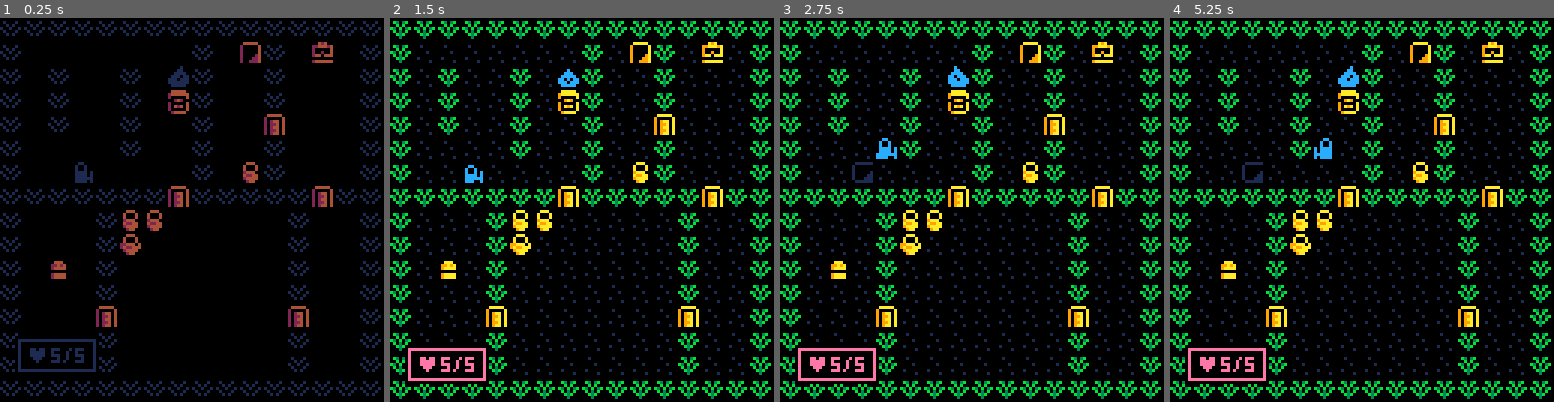
Above: before the commit, frames 1-4 (left to right).
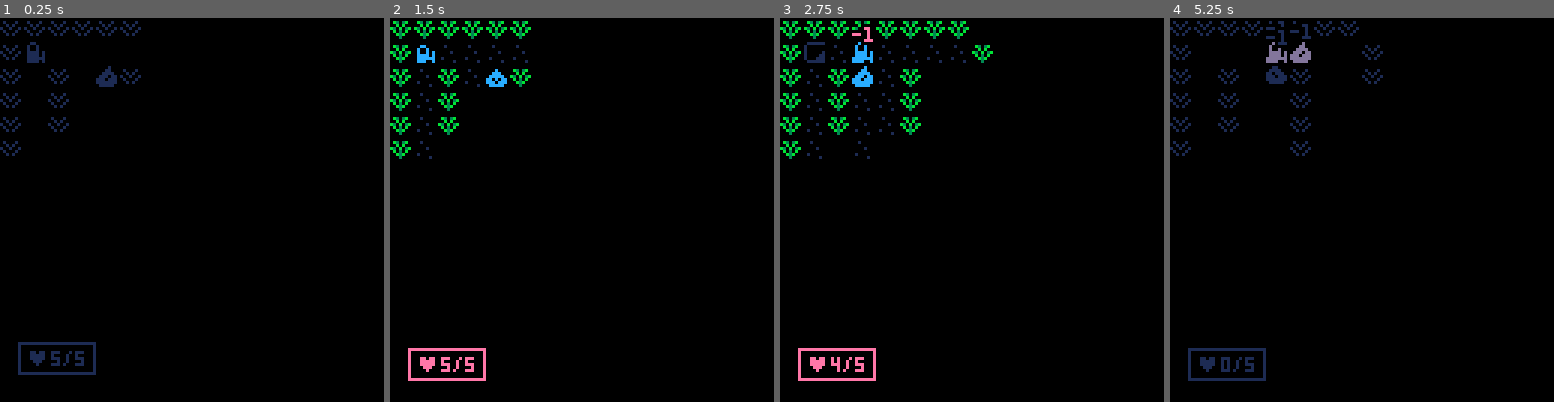
Above: after the commit, the same moments.

Repository: samanpwbb/pico-8
Game: PICO-8 cartridge testgame.p8
Two runs of this game, one before a commit and one after it. Both use one fixed random seed, a clock stepped at 60 frames per second and the inputs below.
Inputs:
- Up to frame 1 (0.25 s): no input
- Up to frame 2 (1.5 s): tap X (X key) at 0.33, 1.07 s; tap O (Z key) at 0.7 s
- Up to frame 3 (2.75 s): hold Right 1.6-2.1 s; tap O (Z key) at 1.7, 2.1, 2.5 s; tap X (X key) at 1.85 s; hold Up 2.15-2.42 s; hold Right from 2.47 s (still down)
- Up to frame 4 (5.25 s): tap O (Z key) every 0.4 s from 2.9 to 4.9 s; tap X (X key) at 2.97, 4.08, 5.2 s; release Right at 3.03 s; hold Left 3.08-3.58 s; hold Down 3.63-3.97 s; hold Right 4.02-4.68 s; hold Up 4.73-5.03 s; hold Left from 5.08 s (still down)

The runs differ from the first frame. In frame 1, 9.6% of the frame differs, in the area x 0-100%, y 0-99%; in frame 2, 15%; in frame 3, 15%; in frame 4, 18%, in the area x 0-100%, y 0-100%.

Commit message:
tutorial 15,16,17

Diff:
--- a/testgame.p8
+++ b/testgame.p8
@@ -10,22 +10,23 @@
  diry={0,0,-1,1,-1,1,1,-1}
 
  mob_ani={240,192}
- mob_atk={1,1}
- mob_hp ={5,2}
-
-	startgame()
+ mob_atk={1,    1}
+ mob_hp ={5,    2}
+ mob_los={4,    4}
+
+ startgame()
 end
 
 function _update60()
-	t+=1
+ t+=1
  _upd()
  dofloats()
+ dohpwind()
 end
 
 function _draw()
  _drw()
  drawind()
- dohpwind()
  checkfade()
 end
 
@@ -35,12 +36,13 @@
 
  mob={}
  dmob={}
- p_mob=addmob(1,3,6)
+ p_mob=addmob(1,1,1)
 
  for x=0,15 do
   for y=0,15 do
-   if mget(x,y)==3 then
+   if mget(x,y)==192 then
     addmob(2,x,y)
+    mset(x,y,1)
    end
   end
  end
@@ -49,12 +51,15 @@
 
  wind={}
  float={}
+ fog=blankmap(1)
  talkwind=nil
+
  hpwind=addwind(5,5,28,13,{})
  _upd=update_game
  _drw=draw_game
-
-end
+ unfog()
+end
+
 -->8
 --updates
 function update_game()
@@ -88,9 +93,7 @@
  p_t=min(p_t+0.2,1)
  for m in all(mob) do
   if m!=p_mob and m.mov then
-   if m.mov then
    	m.mov(m,p_t)
-   end
   end
  end
  if p_t==1 then
@@ -127,11 +130,14 @@
 	 moveplayer(dirx[btn+1],diry[btn+1])
  end
 end
+
 -->8
 --draw
 function draw_game()
  cls(0)
  map()
+
+ --death sequence
  for m in all(dmob) do
   if sin(time()*8)>0 then
    drawmob(m)
@@ -142,11 +148,20 @@
   end
  end
 
- drawmob(p_mob)
-
+ --draw mobs
  for m in all(mob) do
   if m!=p_mob then
    drawmob(m)
+  end
+ end
+ drawmob(p_mob)
+
+ --cover everything in fog
+ for x=0,15 do
+  for y=0,15 do
+   if fog[x][y]==1 then
+    rectfill2(x*8,y*8,8,8,0)
+   end
   end
  end
 
@@ -234,14 +250,25 @@
  until fadeperc==1
  wait(_wait)
 end
+
+function blankmap(_dflt)
+ local ret={}
+ if(_dflt==nil) _dflt=0
+
+ for x=0,15 do
+  ret[x]={}
+  for y=0,15 do
+   ret[x][y]=_dflt
+  end
+ end
+ return ret
+end
 -->8
 --gameplay
 
 function moveplayer(dx,dy)
  local destx,desty=p_mob.x+dx,p_mob.y+dy
  local tle=mget(destx,desty)
-
- mobflip(p_mob, dx)
 
  if iswalkable(destx,desty,"checkmobs") then
   sfx(63)
@@ -256,14 +283,15 @@
 
   local mob=getmob(destx,desty)
   if mob==false then
-	if fget(tle,1)==true then
-		 trig_bump(tle,destx,desty)
-		end
+	if fget(tle,1) then
+	 trig_bump(tle,destx,desty)
+	end
 	else
-  sfx(58)
+   sfx(58)
 	 hitmob(p_mob,mob)
 	end
  end
+ unfog()
 end
 
 function trig_bump(tle, destx, desty)
@@ -275,7 +303,7 @@
   --tablet
   --can we give tablets ids and
   --look up dialog based on id?
-  showmsg({"welcome to tower","climb it k?"},120)
+  showmsg({"welcome to tower","climb it k?"})
  elseif tle==10 or tle==12 then
  	--chest
  	sfx(61)
@@ -301,6 +329,9 @@
  if mode==nil then mode="" end
  if inbounds(x,y) then
   local tle=mget(x,y)
+  if mode=="sight" then
+   return not fget(tle,2)
+  end
   if fget(tle,0)==false then
    if mode=="checkmobs" then
     return getmob(x,y)==false
@@ -336,6 +367,7 @@
   _upd=update_gover
   _drw=draw_gover
   fadeout(0.02)
+  reload(0x2000,0x2000,0x2000)
   return false
  end
  return true
@@ -380,6 +412,31 @@
  end
  return true
 end
+
+function unfog()
+ local px,py=p_mob.x,p_mob.y
+ for x=0,15 do
+  for y=0,15 do
+   if dist(px,py,x,y)<=p_mob.los and los(px,py,x,y) then
+    unfogtile(x,y)
+   end
+  end
+ end
+end
+
+function unfogtile(x,y)
+ fog[x][y]=0
+ --note:can be out of p_mob.los
+ if iswalkable(x,y,"sight") then
+  for i=1,4 do
+   local tx,ty=x+dirx[i],y+diry[i]
+   if inbounds(tx,ty) and not iswalkable(tx,ty,"sight") then
+    fog[tx][ty]=0
+   end
+  end
+ end
+end
+
 -->8
 --ui
 
@@ -402,7 +459,7 @@
   for i=1,#w.txt do
    local t=w.txt[i]
    print(t,wx,wy,14)
-   wy+=14
+   wy+=6
   end
 
   -- clear clip to draw btn outside
@@ -420,7 +477,7 @@
    end
   else
    if w.btn then
-    oprint8("❎",wx+ww-15,wy-0.5+sin(time()),14)
+    oprint8("❎",wx+ww-15,wy-0.5+sin(time()),14,0)
    end
   end
  end
@@ -468,6 +525,7 @@
   hp=mob_hp[typ],
   hpmax=mob_hp[typ],
   atk=mob_atk[typ],
+  los=mob_los[typ],
   task=ai_wait
  }
 
@@ -481,6 +539,8 @@
 function mobwalk(mb,dx,dy)
  mb.x+=dx
  mb.y+=dy
+
+ mobflip(mb,dx)
  mb.sox,mb.soy=-dx*8,-dy*8
  mb.ox,mb.oy=mb.sox,mb.soy
  mb.mov=mov_walk
@@ -491,11 +551,6 @@
  mb.sox,mb.soy=dx*8,dy*8
  mb.ox,mb.oy=0,0
  mb.mov=mov_bump
-end
-
-function mov_walk(mb,at)
- mb.ox=mb.ox*(1-at)
- mb.oy=mb.oy*(1-at)
 end
 
 function mobflip(mb,dx)
@@ -506,6 +561,11 @@
 	end
 end
 
+function mov_walk(mb,at)
+ mb.ox=mb.ox*(1-at)
+ mb.oy=mb.oy*(1-at)
+end
+
 function mov_bump(mb,at)
  --★
  local tme=at
@@ -517,21 +577,28 @@
 end
 
 function doai()
+ local moving=false
  for m in all(mob) do
   if m!=p_mob then
    m.mov=nil
-   m.task(m)
-  end
+   moving=m.task(m) or moving
+  end
+ end
+ if moving then
+  _upd=update_aiturn
+  p_t=0
  end
 end
 
 function ai_wait(m)
- if los(m.x,m.y,p_mob.x,p_mob.y) then
+ if cansee(m,p_mob) then
   --aggro
   m.task=ai_atk
   m.tx,m.ty=p_mob.x,p_mob.y
   addfloat("!",m.x*8+2,m.y*8,10)
- end
+  return true
+ end
+ return false
 end
 
 function ai_atk(m)
@@ -541,18 +608,21 @@
   mobbump(m,dx,dy)
   hitmob(m,p_mob)
   sfx(57)
+  return true
  else
   --move
-
   --update los
-  if los(m.x,m.y,p_mob.x,p_mob.y) then
+  if cansee(m,p_mob) then
    m.tx,m.ty=p_mob.x,p_mob.y
   end
 
   if m.x==m.tx and m.y==m.ty then
+   --drop aggro
+   --TODO: seems buggy
    m.task=ai_wait
    addfloat("?",m.x*8+2,m.y*8,10)
   else
+   --move to player
    local bdst,bx,by=999,0,0
    for i=1,4 do
     local dx,dy=dirx[i],diry[i]
@@ -565,13 +635,15 @@
     end
    end
    mobwalk(m,bx,by)
-   _upd=update_aiturn
-   --todo: re-aquire target?
-   p_t=0
-  end
- end
-end
-
+   return true
+  end
+ end
+ return false
+end
+
+function cansee(m1,m2)
+ return dist(m1.x,m1.y,m2.x,m2.y)<=m1.los and los(m1.x,m1.y,m2.x,m2.y)
+end
 __gfx__
 0000000000000000000000000000000000000000000000000aaaaa0000aaa00000aaa00000000000000000000000000000a9a0000aaaaa000aaaaa0001111110
 00000000001000000b303b000600000000000000000000009aaaaaa00a000a000a000a000666660000aaa0006666666099aaa9a0900000a0900000a010000000
@@ -701,24 +773,24 @@
 ccccccc00cccccc00cccccc0ccccccc0000000000000000000000000000000000000000000000000000000000000000000000000000000000000000000000000
 ccccc0c00cccc0c00ccc00c0cccc00c0000000000000000000000000000000000000000000000000000000000000000000000000000000000000000000000000
 __gff__
-0000010000000303030303030303020200000000000000000000000000000000000000000000000000000000000000000000000000000000000000000000000000000000000000000000000000000000000000000000000000000000000000000000000000000000000000000000000000000000000000000000000000000000
+0000050000000303030303030307020200000000000000000000000000000000000000000000000000000000000000000000000000000000000000000000000000000000000000000000000000000000000000000000000000000000000000000000000000000000000000000000000000000000000000000000000000000000
 0000000000000000000000000000000000000000000000000000000000000000000000000000000000000000000000000000000000000000000000000000000000000000000000000000000000000000000000000000000000000000000000000000000000000000000000000000000000000000000000000000000000000000
 __map__
 0202020202020202020202020202020200000000000000000000000000000000000000000000000000000000000000000000000000000000000000000000000000000000000000000000000000000000000000000000000000000000000000000000000000000000000000000000000000000000000000000000000000000000
-020101010101010102010e02010c010200000000000000000000000000000000000000000000000000000000000000000000000000000000000000000000000000000000000000000000000000000000000000000000000000000000000000000000000000000000000000000000000000000000000000000000000000000000
-0201020101020103020101020101010200000000000000000000000000000000000000000000000000000000000000000000000000000000000000000000000000000000000000000000000000000000000000000000000000000000000000000000000000000000000000000000000000000000000000000000000000000000
-0201020101020106020101020101010200000000000000000000000000000000000000000000000000000000000000000000000000000000000000000000000000000000000000000000000000000000000000000000000000000000000000000000000000000000000000000000000000000000000000000000000000000000
+020f01010101010102010e02010c010200000000000000000000000000000000000000000000000000000000000000000000000000000000000000000000000000000000000000000000000000000000000000000000000000000000000000000000000000000000000000000000000000000000000000000000000000000000
+02010201c00201c0020101020101010200000000000000000000000000000000000000000000000000000000000000000000000000000000000000000000000000000000000000000000000000000000000000000000000000000000000000000000000000000000000000000000000000000000000000000000000000000000
+0201020101020101020101020101010200000000000000000000000000000000000000000000000000000000000000000000000000000000000000000000000000000000000000000000000000000000000000000000000000000000000000000000000000000000000000000000000000000000000000000000000000000000
 02010201010201010201010d0101010200000000000000000000000000000000000000000000000000000000000000000000000000000000000000000000000000000000000000000000000000000000000000000000000000000000000000000000000000000000000000000000000000000000000000000000000000000000
-0201010101020101020101020101010200000000000000000000000000000000000000000000000000000000000000000000000000000000000000000000000000000000000000000000000000000000000000000000000000000000000000000000000000000000000000000000000000000000000000000000000000000000
-0201010f01010101020107020101010200000000000000000000000000000000000000000000000000000000000000000000000000000000000000000000000000000000000000000000000000000000000000000000000000000000000000000000000000000000000000000000000000000000000000000000000000000000
+0201060101020101020101020101010200000000000000000000000000000000000000000000000000000000000000000000000000000000000000000000000000000000000000000000000000000000000000000000000000000000000000000000000000000000000000000000000000000000000000000000000000000000
+0201010101010101020107020101010200000000000000000000000000000000000000000000000000000000000000000000000000000000000000000000000000000000000000000000000000000000000000000000000000000000000000000000000000000000000000000000000000000000000000000000000000000000
 020202020202020d02020202020d020200000000000000000000000000000000000000000000000000000000000000000000000000000000000000000000000000000000000000000000000000000000000000000000000000000000000000000000000000000000000000000000000000000000000000000000000000000000
-0201010102070701010101010201010200000000000000000000000000000000000000000000000000000000000000000000000000000000000000000000000000000000000000000000000000000000000000000000000000000000000000000000000000000000000000000000000000000000000000000000000000000000
-0201010102080101010101010201010200000000000000000000000000000000000000000000000000000000000000000000000000000000000000000000000000000000000000000000000000000000000000000000000000000000000000000000000000000000000000000000000000000000000000000000000000000000
-02010a0102010101010101010201010200000000000000000000000000000000000000000000000000000000000000000000000000000000000000000000000000000000000000000000000000000000000000000000000000000000000000000000000000000000000000000000000000000000000000000000000000000000
-0201010102010101010101010201010200000000000000000000000000000000000000000000000000000000000000000000000000000000000000000000000000000000000000000000000000000000000000000000000000000000000000000000000000000000000000000000000000000000000000000000000000000000
-020101010d010101010101010d01010200000000000000000000000000000000000000000000000000000000000000000000000000000000000000000000000000000000000000000000000000000000000000000000000000000000000000000000000000000000000000000000000000000000000000000000000000000000
-0201010102010101010101010201010200000000000000000000000000000000000000000000000000000000000000000000000000000000000000000000000000000000000000000000000000000000000000000000000000000000000000000000000000000000000000000000000000000000000000000000000000000000
-0201010102010101010101010201010200000000000000000000000000000000000000000000000000000000000000000000000000000000000000000000000000000000000000000000000000000000000000000000000000000000000000000000000000000000000000000000000000000000000000000000000000000000
+0201010702010101010101020101010200000000000000000000000000000000000000000000000000000000000000000000000000000000000000000000000000000000000000000000000000000000000000000000000000000000000000000000000000000000000000000000000000000000000000000000000000000000
+0201010102010101010101020101010200000000000000000000000000000000000000000000000000000000000000000000000000000000000000000000000000000000000000000000000000000000000000000000000000000000000000000000000000000000000000000000000000000000000000000000000000000000
+02010a0102010102010201020101010200000000000000000000000000000000000000000000000000000000000000000000000000000000000000000000000000000000000000000000000000000000000000000000000000000000000000000000000000000000000000000000000000000000000000000000000000000000
+020101010d0101020102010d0101010200000000000000000000000000000000000000000000000000000000000000000000000000000000000000000000000000000000000000000000000000000000000000000000000000000000000000000000000000000000000000000000000000000000000000000000000000000000
+0201010102010102010201020101010200000000000000000000000000000000000000000000000000000000000000000000000000000000000000000000000000000000000000000000000000000000000000000000000000000000000000000000000000000000000000000000000000000000000000000000000000000000
+0207010102010101010101020101010200000000000000000000000000000000000000000000000000000000000000000000000000000000000000000000000000000000000000000000000000000000000000000000000000000000000000000000000000000000000000000000000000000000000000000000000000000000
+0208070102010101010101020101010200000000000000000000000000000000000000000000000000000000000000000000000000000000000000000000000000000000000000000000000000000000000000000000000000000000000000000000000000000000000000000000000000000000000000000000000000000000
 0202020202020202020202020202020200000000000000000000000000000000000000000000000000000000000000000000000000000000000000000000000000000000000000000000000000000000000000000000000000000000000000000000000000000000000000000000000000000000000000000000000000000000
 
 
